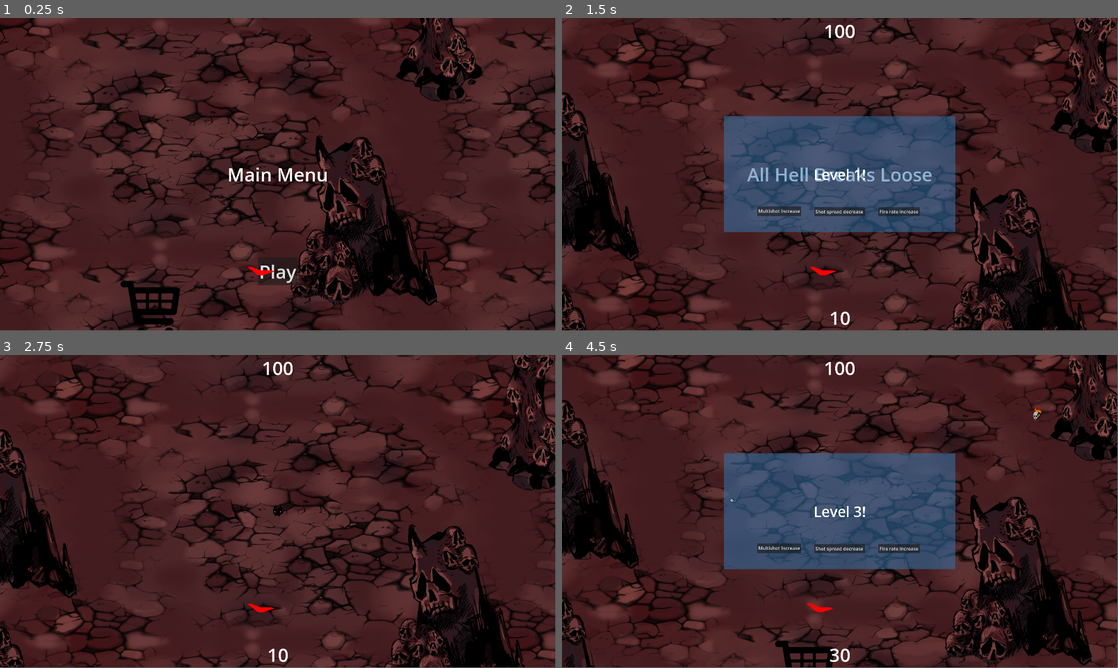
Above: before the commit, frames 1-4 (two rows, left to right).
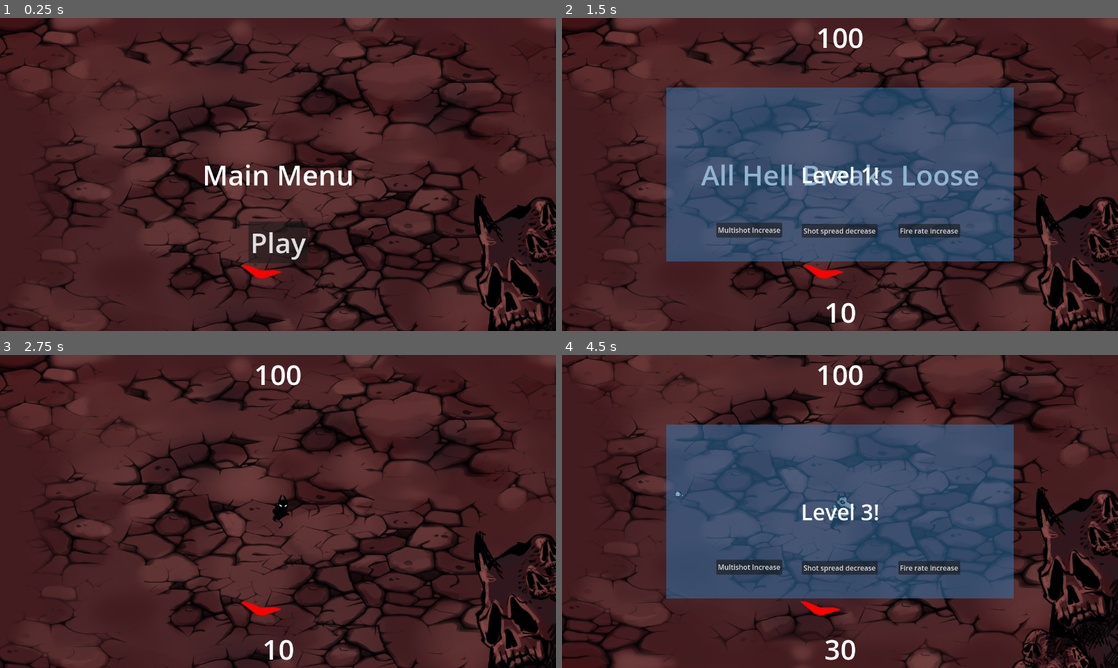
Above: after the commit, the same moments.

Repository: Evanev7/stellub
Game: Godot game, scene res://scenes/levels/main.tscn
Same seed, same stepped clock (60 frames per second), same inputs: the game is played once before the commit and once after it. The engine's default icon, where the game draws it, is replaced by a stand-in: a white triangle on a blue panel in a dark square.
Inputs (mouse positions are in pixels of both pictures, inside the frame that each line leads up to):
- Up to frame 1 (0.25 s): no input
- Up to frame 2 (1.5 s): click "Play" at 0.5 s; tap Enter at 1.25 s; move the mouse to (962, 158) at 1.27 s; hold D (move_right) from 1.28 s (still down); hold R from 1.28 s (still down)
- Up to frame 3 (2.75 s): release D (move_right) at 2 s; release R at 2 s; click "Shot spread decrease" at 2 s
- Up to frame 4 (4.5 s): tap Space at 2.75 s; move the mouse to (728, 527) at 2.77 s; hold S (move_down) 2.78-3.5 s; click (728, 527) at 2.85 s; tap R at 3.05 s; click "Fire rate increase" at 3.5 s; move the mouse to (895, 442) at 4.27 s; hold D (move_right) from 4.28 s (still down); hold R from 4.28 s (still down); tap Shift (walk) at 4.35 s
In our replay, the window is 799x449 before the commit and 800x450 after it. These sizes can differ from the game's own. Grey fills any space a smaller window leaves; there, only what the larger window draws over its background counts as a difference.

The runs differ from the first frame. In frame 1, 37% of the frame differs, in the area x 0-100%, y 0-100%; in frame 2, 50%; in frame 3, 40%; in frame 4, 51%.

Commit message:
Imported a bunch of animations, fixed some scaling

Diff:
--- a/project.godot
+++ b/project.godot
@@ -21,8 +21,8 @@
 
 [display]
 
-window/size/viewport_width=1920
-window/size/viewport_height=1080
+window/size/viewport_width=1280
+window/size/viewport_height=720
 
 [input]
 
--- a/resources/enemy/demon_dog.tres
+++ b/resources/enemy/demon_dog.tres
@@ -15,7 +15,7 @@
 VALUE = 2
 FLIP_H = false
 FLOATING = false
-SCALE = Vector2(1.5, 1.5)
+SCALE = Vector2(0.8, 0.8)
 COLLISION_ROTATION = 0.0
 HITBOX = ExtResource("3_qc0to")
 HURTBOX = ExtResource("3_qc0to")
--- a/resources/enemy/demon_dog_spriteframes.tres
+++ b/resources/enemy/demon_dog_spriteframes.tres
@@ -1,12 +1,20 @@
-[gd_resource type="SpriteFrames" load_steps=2 format=3 uid="uid://6xmqo1j5gqfr"]
+[gd_resource type="SpriteFrames" load_steps=4 format=3 uid="uid://6xmqo1j5gqfr"]
 
-[ext_resource type="Texture2D" uid="uid://bk3vxhcckppe1" path="res://art/enemies/demon_dog.png" id="1_gc1lh"]
+[ext_resource type="Texture2D" uid="uid://b1v2frr5pvse5" path="res://art/enemies/demon_dog_1.png" id="1_arn0v"]
+[ext_resource type="Texture2D" uid="uid://c8k6llnm85118" path="res://art/enemies/demon_dog_2.png" id="2_kf06a"]
+[ext_resource type="Texture2D" uid="uid://c43m1iqkiaxqc" path="res://art/enemies/demon_dog_3.png" id="3_ss71a"]
 
 [resource]
 animations = [{
 "frames": [{
 "duration": 1.0,
-"texture": ExtResource("1_gc1lh")
+"texture": ExtResource("1_arn0v")
+}, {
+"duration": 1.0,
+"texture": ExtResource("2_kf06a")
+}, {
+"duration": 1.0,
+"texture": ExtResource("3_ss71a")
 }],
 "loop": true,
 "name": &"dog",
--- a/scenes/characters/player.tscn
+++ b/scenes/characters/player.tscn
@@ -1,13 +1,11 @@
-[gd_scene load_steps=25 format=3 uid="uid://cnepphpba8e8u"]
+[gd_scene load_steps=35 format=3 uid="uid://cnepphpba8e8u"]
 
 [ext_resource type="Script" path="res://scripts/player.gd" id="1_m0lvq"]
 [ext_resource type="Resource" uid="uid://ccpb4udi5owpj" path="res://resources/bullets/player/player_bullet.tres" id="2_02d8s"]
 [ext_resource type="Texture2D" uid="uid://kwiitmwbn82r" path="res://art/player/level 0/player_0_1.png" id="3_ik71x"]
 [ext_resource type="Texture2D" uid="uid://6fmtfmpb5kvf" path="res://art/player/level 0/player_0_2.png" id="4_p28ir"]
 [ext_resource type="Texture2D" uid="uid://q4hnsccll683" path="res://art/player/level 0/player_0_3.png" id="5_3s83j"]
-[ext_resource type="Texture2D" uid="uid://jiw1ymwlkxj6" path="res://art/player/player_test_4.png" id="5_nvavr"]
 [ext_resource type="Texture2D" uid="uid://bjg8vyygbxi04" path="res://art/player/level 0/player_0_4.png" id="6_g2igm"]
-[ext_resource type="Texture2D" uid="uid://d1dfki2h320ji" path="res://art/player/player_test_5.png" id="6_h17ss"]
 [ext_resource type="Texture2D" uid="uid://o0msfnfm4y7o" path="res://art/player/level 0/player_0_5.png" id="7_4eppl"]
 [ext_resource type="Texture2D" uid="uid://tmp2otav6p5l" path="res://art/player/level 0/player_0_6.png" id="8_kdnob"]
 [ext_resource type="Texture2D" uid="uid://tpc3mueldlr1" path="res://art/player/level 0/player_0_7.png" id="9_0ufjp"]
@@ -21,7 +19,19 @@
 [ext_resource type="Texture2D" uid="uid://bc020wmqxwd1x" path="res://art/player/level 2/player_2_2.png" id="17_o3b57"]
 [ext_resource type="Texture2D" uid="uid://b74demdp666as" path="res://art/player/level 2/player_2_3.png" id="18_cpjt2"]
 [ext_resource type="Texture2D" uid="uid://do6k7k2wf53fx" path="res://art/player/level 2/player_2_4.png" id="19_or65r"]
+[ext_resource type="Texture2D" uid="uid://bwsif1sr5fbnt" path="res://art/player/level 3/player_3_1.png" id="21_ajmso"]
+[ext_resource type="Texture2D" uid="uid://cqyeuc34e06l" path="res://art/player/level 3/player_3_2.png" id="22_bs4qe"]
 [ext_resource type="Texture2D" uid="uid://clyycn7uujclo" path="res://art/icon.svg" id="22_unij0"]
+[ext_resource type="Texture2D" uid="uid://dey5wd3ailqt2" path="res://art/player/level 3/player_3_3.png" id="23_xyhts"]
+[ext_resource type="Texture2D" uid="uid://i5hbympcupri" path="res://art/player/level 3/player_3_4.png" id="24_h5he7"]
+[ext_resource type="Texture2D" uid="uid://cxdvjxx3kdx76" path="res://art/player/level 3/player_3_5.png" id="25_axxbl"]
+[ext_resource type="Texture2D" uid="uid://blk5gboio7wjy" path="res://art/player/level 4/player_4_1.png" id="26_4r5dc"]
+[ext_resource type="Texture2D" uid="uid://c88knf4nib11d" path="res://art/player/level 4/player_4_2.png" id="27_10hwc"]
+[ext_resource type="Texture2D" uid="uid://dxrvl3hkruv5m" path="res://art/player/level 4/player_4_3.png" id="28_rs4hs"]
+[ext_resource type="Texture2D" uid="uid://t6pe5bkasti8" path="res://art/player/level 4/player_4_4.png" id="29_yty88"]
+[ext_resource type="Texture2D" uid="uid://dwywhirgma6p4" path="res://art/player/level 4/player_4_5.png" id="30_0clty"]
+[ext_resource type="Texture2D" uid="uid://b4drtmyr37f11" path="res://art/player/level 5/player_5_1.png" id="31_v4gbo"]
+[ext_resource type="Texture2D" uid="uid://d4hct8jpb8rpj" path="res://art/player/level 6/player_6_1.png" id="32_jmb7j"]
 
 [sub_resource type="SpriteFrames" id="SpriteFrames_whc3w"]
 animations = [{
@@ -93,7 +103,19 @@
 }, {
 "frames": [{
 "duration": 1.0,
-"texture": ExtResource("5_nvavr")
+"texture": ExtResource("21_ajmso")
+}, {
+"duration": 1.0,
+"texture": ExtResource("22_bs4qe")
+}, {
+"duration": 1.0,
+"texture": ExtResource("23_xyhts")
+}, {
+"duration": 1.0,
+"texture": ExtResource("24_h5he7")
+}, {
+"duration": 1.0,
+"texture": ExtResource("25_axxbl")
 }],
 "loop": true,
 "name": &"level 3",
@@ -101,10 +123,38 @@
 }, {
 "frames": [{
 "duration": 1.0,
-"texture": ExtResource("6_h17ss")
+"texture": ExtResource("26_4r5dc")
+}, {
+"duration": 1.0,
+"texture": ExtResource("27_10hwc")
+}, {
+"duration": 1.0,
+"texture": ExtResource("28_rs4hs")
+}, {
+"duration": 1.0,
+"texture": ExtResource("29_yty88")
+}, {
+"duration": 1.0,
+"texture": ExtResource("30_0clty")
 }],
 "loop": true,
 "name": &"level 4",
+"speed": 5.0
+}, {
+"frames": [{
+"duration": 1.0,
+"texture": ExtResource("31_v4gbo")
+}],
+"loop": true,
+"name": &"level 5",
+"speed": 5.0
+}, {
+"frames": [{
+"duration": 1.0,
+"texture": ExtResource("32_jmb7j")
+}],
+"loop": true,
+"name": &"level 6",
 "speed": 5.0
 }]
 
--- a/scenes/objects/pickup.tscn
+++ b/scenes/objects/pickup.tscn
@@ -1,25 +1,25 @@
 [gd_scene load_steps=8 format=3 uid="uid://cjuw1uddg4foi"]
 
 [ext_resource type="Script" path="res://scripts/pickup.gd" id="1_rqpcu"]
-[ext_resource type="Texture2D" uid="uid://cy2ajprj0e7h5" path="res://art/bullets/player/simple_bullet_1.png" id="2_7hu7a"]
-[ext_resource type="Texture2D" uid="uid://b1vinjcjjtwic" path="res://art/bullets/player/simple_bullet_2.png" id="3_5yi5t"]
-[ext_resource type="Texture2D" uid="uid://3u505qc8u7bp" path="res://art/bullets/player/simple_bullet_3.png" id="4_613qk"]
+[ext_resource type="Texture2D" uid="uid://caoxahmkiussb" path="res://art/objects/soul_1.png" id="2_m0cjb"]
+[ext_resource type="Texture2D" uid="uid://of2rwvlfcior" path="res://art/objects/soul_2.png" id="3_1e1v6"]
+[ext_resource type="Texture2D" uid="uid://dsshthdbyucq" path="res://art/objects/soul_3.png" id="4_4mau0"]
 
 [sub_resource type="SpriteFrames" id="SpriteFrames_uigp4"]
 animations = [{
 "frames": [{
 "duration": 1.0,
-"texture": ExtResource("2_7hu7a")
+"texture": ExtResource("2_m0cjb")
 }, {
 "duration": 1.0,
-"texture": ExtResource("3_5yi5t")
+"texture": ExtResource("3_1e1v6")
 }, {
 "duration": 1.0,
-"texture": ExtResource("4_613qk")
+"texture": ExtResource("4_4mau0")
 }],
 "loop": true,
 "name": &"default",
-"speed": 5.0
+"speed": 6.0
 }]
 
 [sub_resource type="CircleShape2D" id="CircleShape2D_rwjyl"]
@@ -33,9 +33,10 @@
 script = ExtResource("1_rqpcu")
 
 [node name="AnimatedSprite2D" type="AnimatedSprite2D" parent="."]
-rotation = 1.5708
+position = Vector2(0, -13)
 scale = Vector2(0.05, 0.05)
 sprite_frames = SubResource("SpriteFrames_uigp4")
+frame_progress = 0.276519
 
 [node name="CollisionShape2D" type="CollisionShape2D" parent="."]
 scale = Vector2(1.5, 1.5)
--- a/scripts/enemy.gd
+++ b/scripts/enemy.gd
@@ -97,7 +97,7 @@
 	health -= area.damage
 	scale = default_scale * 0.65
 	var tween := create_tween()
-	tween.tween_property(self, "global_scale", default_scale, 0.05)
+	tween.tween_property(self, "global_scale", default_scale, 0.1)
 
 
 func create_timer():
--- a/scripts/main.gd
+++ b/scripts/main.gd
@@ -160,3 +160,7 @@
 func close_upgrade_hud():
 	get_tree().paused = false
 	$upgradeHUD.set_visible(false)
+	if GameState.player.current_level < 2:
+		GameState.player.scale = Vector2(GameState.player.scale.x * 1.3, GameState.player.scale.y * 1.3)
+	else:
+		GameState.player.scale = Vector2(GameState.player.scale.x * 1.1, GameState.player.scale.y * 1.1)
--- a/scripts/player.gd
+++ b/scripts/player.gd
@@ -60,10 +60,10 @@
 
 		# Flip the player sprite depending on the direction we're facing
 		if velocity.x < 0 and not _h_flipped:
-			scale = Vector2i(-1,1)
+			scale = Vector2(-scale.x,scale.y)
 			_h_flipped = true
 		elif velocity.x > 0 and _h_flipped:
-			scale = Vector2i(-1,-1)
+			scale = Vector2(-scale.x,scale.y)
 			_h_flipped = false
 
 		move_and_slide()
@@ -86,7 +86,6 @@
 # When the game starts, set the default values and show the player.
 func start():
 	set_default_stats()
-	print("the thing")
 	show()
 	set_physics_process(true)
 	hp = hp_max
@@ -102,6 +101,7 @@
 	rotation_speed = STARTING_ROTATION_SPEED
 	hp_max = STARTING_HP_MAX
 	current_animation = "level 0"
+	scale = default_scale
 
 # Called when the player gets hurt. Body can be either a bullet OR an enemy.
 func hurt(body):
@@ -124,14 +124,18 @@
 # Called when we've killed an enemy, and we can add to our score.
 func gain_score(value):
 	score += value
+	var tween: Tween = create_tween()
+	if current_level < 2:
+		tween.tween_property($AnimatedSprite2D, "self_modulate:v", 1, 0.25).from(50)
+	else:
+		tween.tween_property($AnimatedSprite2D, "self_modulate:v", 1, 0.25).from(5)
 
 	# TODO: At the moment, we can't level up past level 10 (without cheating).
 	if current_level < 10 and score >= level_threshold[current_level]:
 		current_level += 1
 		level_up.emit(current_level)
-		if current_level % 3 == 0:
-			current_animation = "level " + str(current_level/3)
-
+		if current_level % 1 == 0:
+			current_animation = "level " + str(current_level/1)
 
 func _on_i_frames_timeout():
 	$AnimatedSprite2D.modulate = Color(1,1,1,1)
Binary file added: art/enemies/demon_dog_1.png
Not shown, added: art/enemies/demon_dog_1.png.import
Binary file added: art/enemies/demon_dog_2.png
Not shown, changed: art/enemies/demon_dog_2.png.import
Binary file added: art/enemies/demon_dog_3.png
Not shown, added: art/enemies/demon_dog_3.png.import
Binary file added: art/objects/soul_1.png
Not shown, added: art/objects/soul_1.png.import
Binary file added: art/objects/soul_2.png
Not shown, added: art/objects/soul_2.png.import
Binary file added: art/objects/soul_3.png
Not shown, changed: art/objects/soul_3.png.import
(and 28 more such lines)
